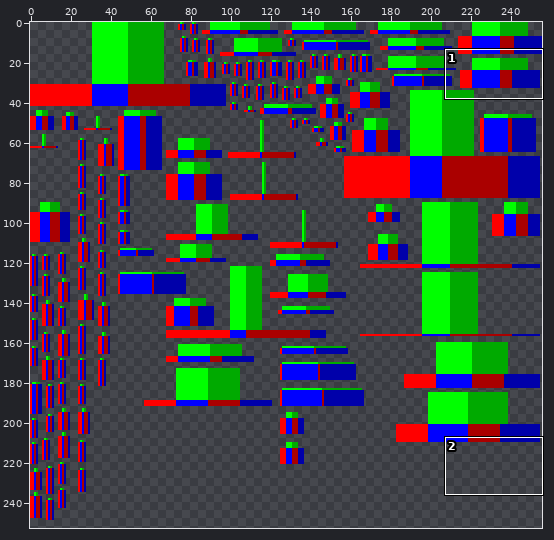
Two states of a sprite sheet, src/main/resources/assets/starwarsmod/textures/models/banthaNew.png. The first picture is a wide view before the edit; the outline marks the close-up.
Close-up. Earlier state:
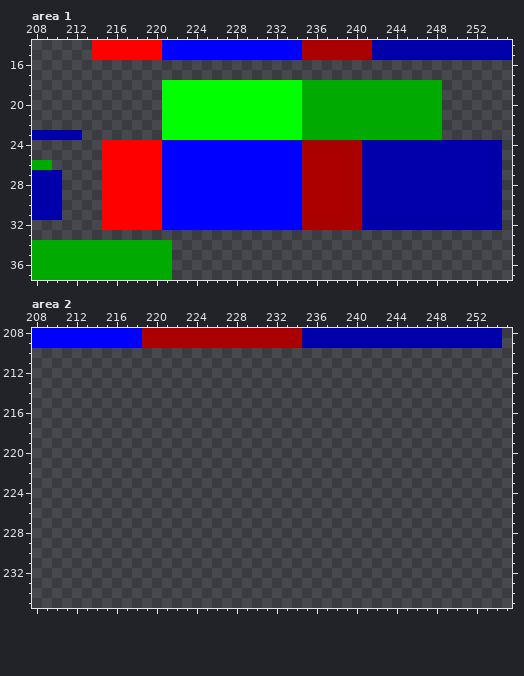
The file is 256x256 pixels. Shown: area 1: x 208..255, y 14..37; area 2: x 208..255, y 208..235. The wide view leaves out empty margins.
The result:
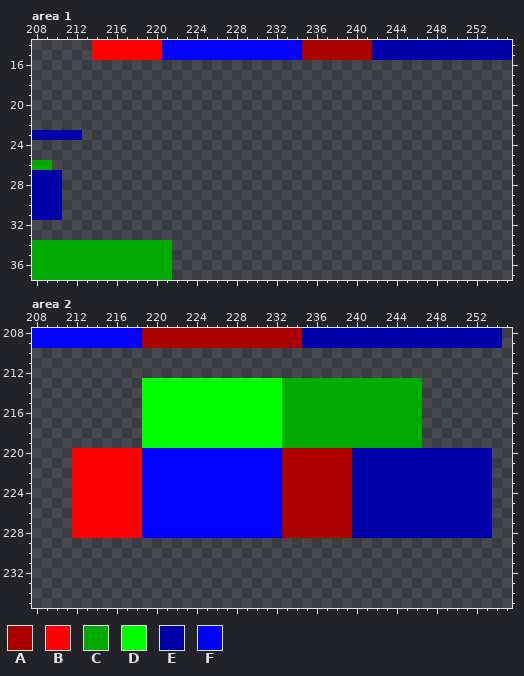
Palette (. is transparent): A #aa0000  B #ff0000  C #00aa00  D #00ff00  E #0000aa  F #0000ff
Diff:
--- area 1
@@ x 208..255 @@
 17 ................................................
-18 .............DDDDDDDDDDDDDDCCCCCCCCCCCCCC.......
-19 .............DDDDDDDDDDDDDDCCCCCCCCCCCCCC.......
-20 .............DDDDDDDDDDDDDDCCCCCCCCCCCCCC.......
-21 .............DDDDDDDDDDDDDDCCCCCCCCCCCCCC.......
-22 .............DDDDDDDDDDDDDDCCCCCCCCCCCCCC.......
-23 EEEEE........DDDDDDDDDDDDDDCCCCCCCCCCCCCC.......
-24 .......BBBBBBFFFFFFFFFFFFFFAAAAAAEEEEEEEEEEEEEE.
-25 .......BBBBBBFFFFFFFFFFFFFFAAAAAAEEEEEEEEEEEEEE.
-26 CC.....BBBBBBFFFFFFFFFFFFFFAAAAAAEEEEEEEEEEEEEE.
-27 EEE....BBBBBBFFFFFFFFFFFFFFAAAAAAEEEEEEEEEEEEEE.
-28 EEE....BBBBBBFFFFFFFFFFFFFFAAAAAAEEEEEEEEEEEEEE.
-29 EEE....BBBBBBFFFFFFFFFFFFFFAAAAAAEEEEEEEEEEEEEE.
-30 EEE....BBBBBBFFFFFFFFFFFFFFAAAAAAEEEEEEEEEEEEEE.
-31 EEE....BBBBBBFFFFFFFFFFFFFFAAAAAAEEEEEEEEEEEEEE.
-32 .......BBBBBBFFFFFFFFFFFFFFAAAAAAEEEEEEEEEEEEEE.
+18 ................................................
+19 ................................................
+20 ................................................
+21 ................................................
+22 ................................................
+23 EEEEE...........................................
+24 ................................................
+25 ................................................
+26 CC..............................................
+27 EEE.............................................
+28 EEE.............................................
+29 EEE.............................................
+30 EEE.............................................
+31 EEE.............................................
+32 ................................................
 33 ................................................
--- area 2
@@ x 208..255 @@
 212 ................................................
-213 ................................................
-214 ................................................
-215 ................................................
-216 ................................................
-217 ................................................
-218 ................................................
-219 ................................................
-220 ................................................
-221 ................................................
-222 ................................................
-223 ................................................
-224 ................................................
-225 ................................................
-226 ................................................
-227 ................................................
-228 ................................................
+213 ...........DDDDDDDDDDDDDDCCCCCCCCCCCCCC.........
+214 ...........DDDDDDDDDDDDDDCCCCCCCCCCCCCC.........
+215 ...........DDDDDDDDDDDDDDCCCCCCCCCCCCCC.........
+216 ...........DDDDDDDDDDDDDDCCCCCCCCCCCCCC.........
+217 ...........DDDDDDDDDDDDDDCCCCCCCCCCCCCC.........
+218 ...........DDDDDDDDDDDDDDCCCCCCCCCCCCCC.........
+219 ...........DDDDDDDDDDDDDDCCCCCCCCCCCCCC.........
+220 ....BBBBBBBFFFFFFFFFFFFFFAAAAAAAEEEEEEEEEEEEEE..
+221 ....BBBBBBBFFFFFFFFFFFFFFAAAAAAAEEEEEEEEEEEEEE..
+222 ....BBBBBBBFFFFFFFFFFFFFFAAAAAAAEEEEEEEEEEEEEE..
+223 ....BBBBBBBFFFFFFFFFFFFFFAAAAAAAEEEEEEEEEEEEEE..
+224 ....BBBBBBBFFFFFFFFFFFFFFAAAAAAAEEEEEEEEEEEEEE..
+225 ....BBBBBBBFFFFFFFFFFFFFFAAAAAAAEEEEEEEEEEEEEE..
+226 ....BBBBBBBFFFFFFFFFFFFFFAAAAAAAEEEEEEEEEEEEEE..
+227 ....BBBBBBBFFFFFFFFFFFFFFAAAAAAAEEEEEEEEEEEEEE..
+228 ....BBBBBBBFFFFFFFFFFFFFFAAAAAAAEEEEEEEEEEEEEE..
 229 ................................................
Boxes around the changes in both close-ups, in picture pixels (x1, y1, x2, y2):
erased: (102, 80, 502, 230)
added: (72, 378, 492, 538)
